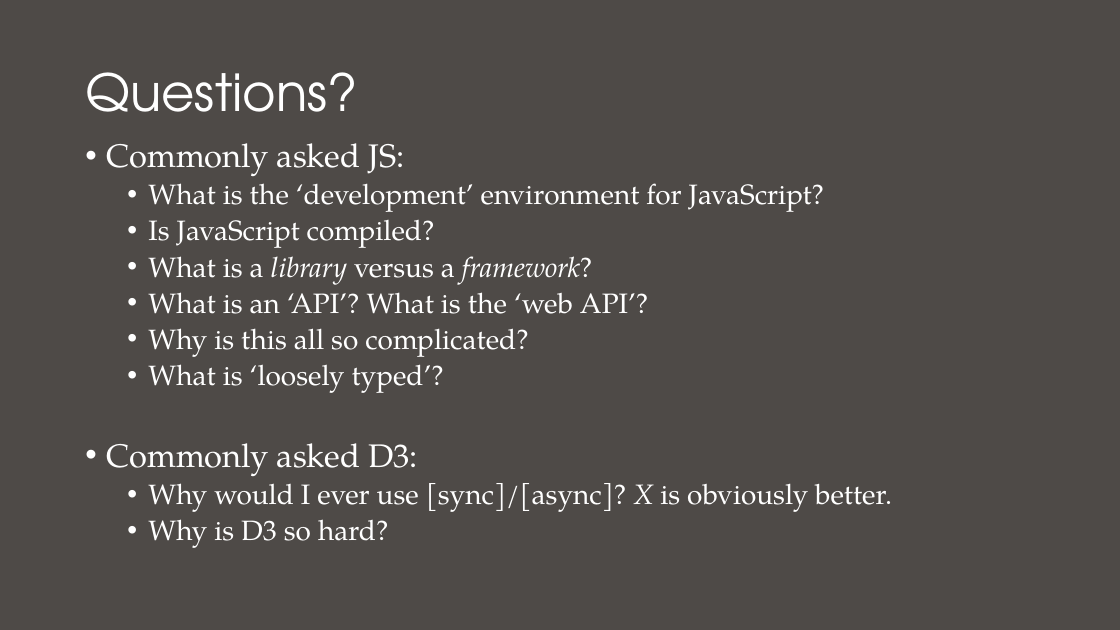
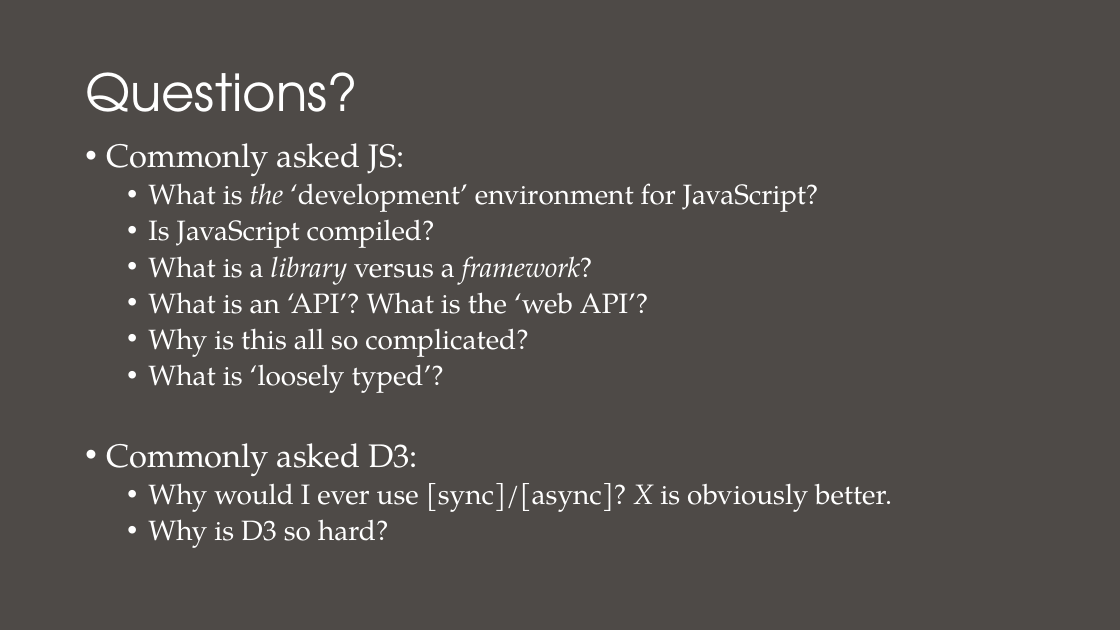
Before and after one commit to nuitrcs/Intro_to_d3_workshop, a slide deck: slide 26 of Introduction to D3.pptx (slide 8 before the commit). Drawn at 1120x630 pixels with LibreOffice and Linux fonts; fonts in the diff are those of the drawing. Boxes give left, top, right and bottom in pixels: in the first picture for what was removed or moved away, otherwise in the second. Text is boxed around its words. In the diff, an @@ line names an element or a change of style, - is before the commit and + after.

```diff
--- a/Introduction to D3.pptx
+++ b/Introduction to D3.pptx
@@ text at [148,175,818,212]: italic on in "the" @@
```
Also in this commit, not shown: 5 other slides changed, 18 slides added, 4 other files.
